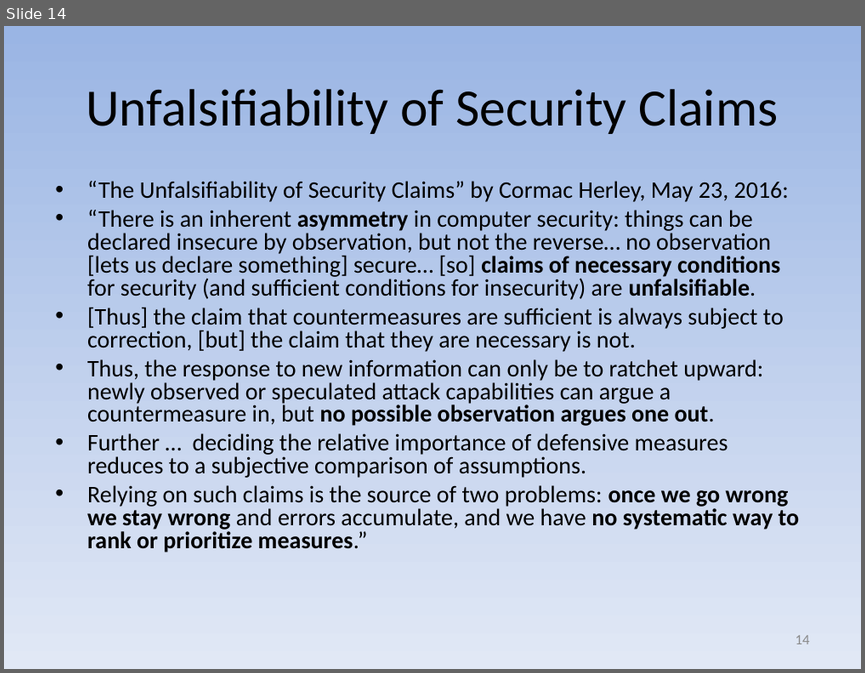
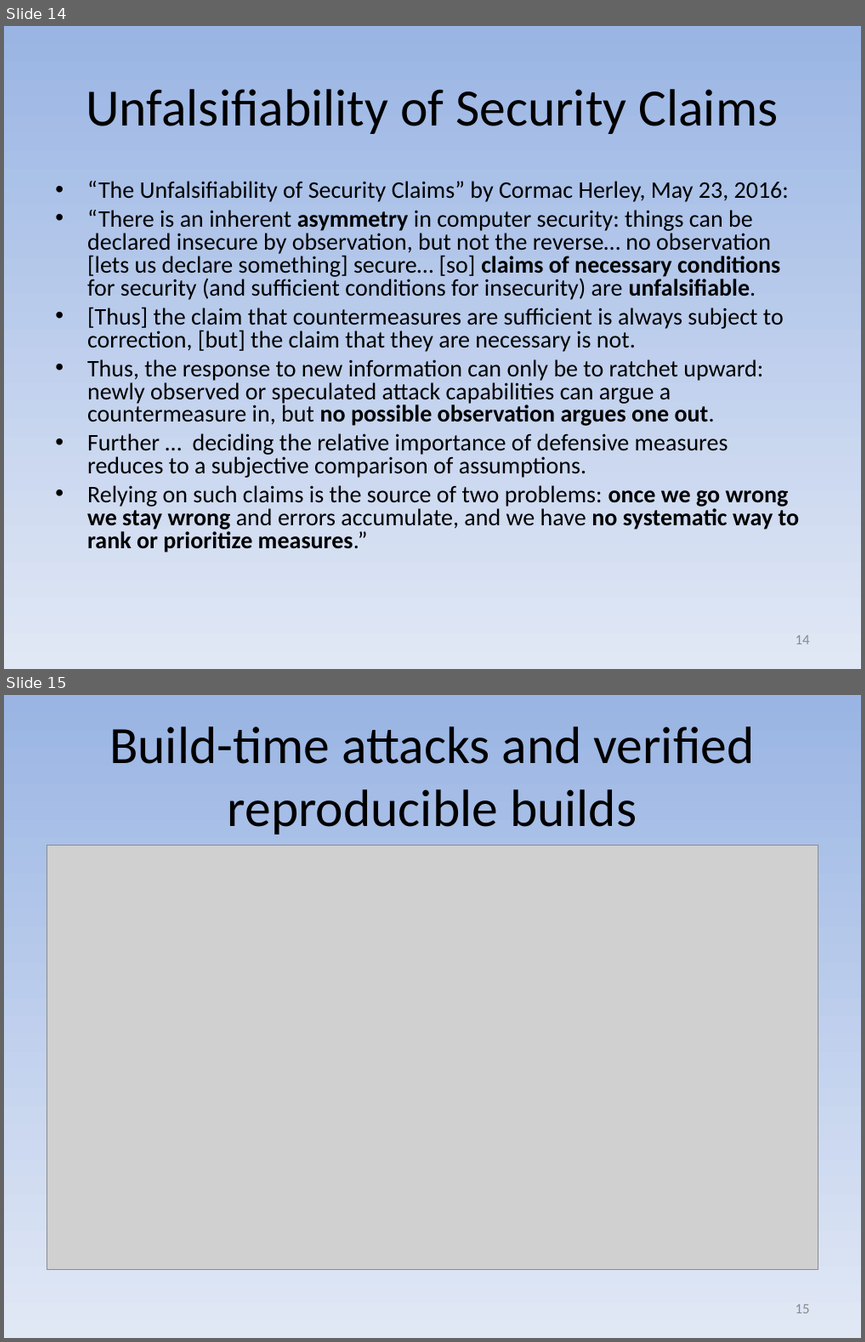
Before and after one commit to david-a-wheeler/david-a-wheeler.github.io, a slide deck: secure-class/presentations/Secure-Software-10-Misc.ppt. Shown one above the other, each under a label of ours: slide 14 before the commit, slides 14 and 15 after it. The pictures are 865x673 and 865x1342 pixels, drawn with LibreOffice and Linux fonts; fonts in the diff are those of the drawing; grey boxes stand for pictures. Boxes give left, top, right and bottom in pixels: in the first picture for what was removed or moved away, otherwise in the second. Text is boxed around its words. In the diff, an @@ line names an element or a change of style, - is before the commit and + after.

Commit message:
Add reproducible builds to section 10

```diff
--- a/secure-class/presentations/Secure-Software-10-Misc.ppt
+++ b/secure-class/presentations/Secure-Software-10-Misc.ppt
@@ slide 15 added at (4,695,861,1338), background gradient #9AB5E4 to #E1E8F5 @@
@@ title added at (109,726,755,834), 44 pt, text #000000 @@
+Build-time attacks and verified reproducible builds
@@ picture added at (46,845,818,1269) @@
@@ page number added at (795,1304,810,1313), 12 pt, text #898989 @@
+15
```
Also in this commit, not shown: 2 slides changed, 2 other slides added.
